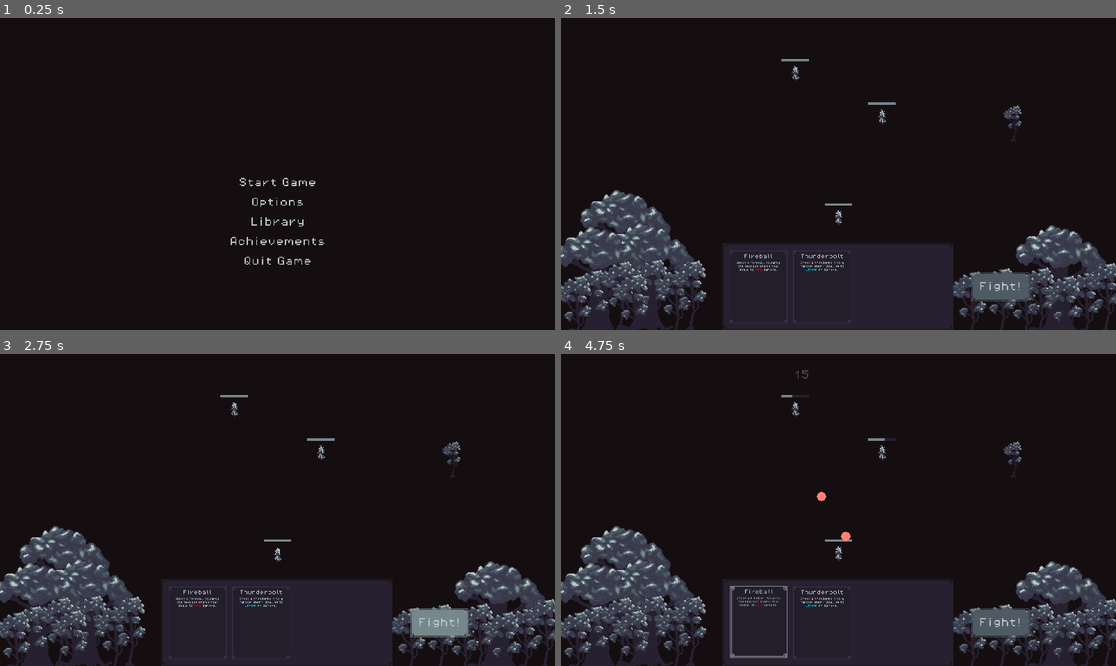
Above: before the commit, frames 1-4 (two rows, left to right).
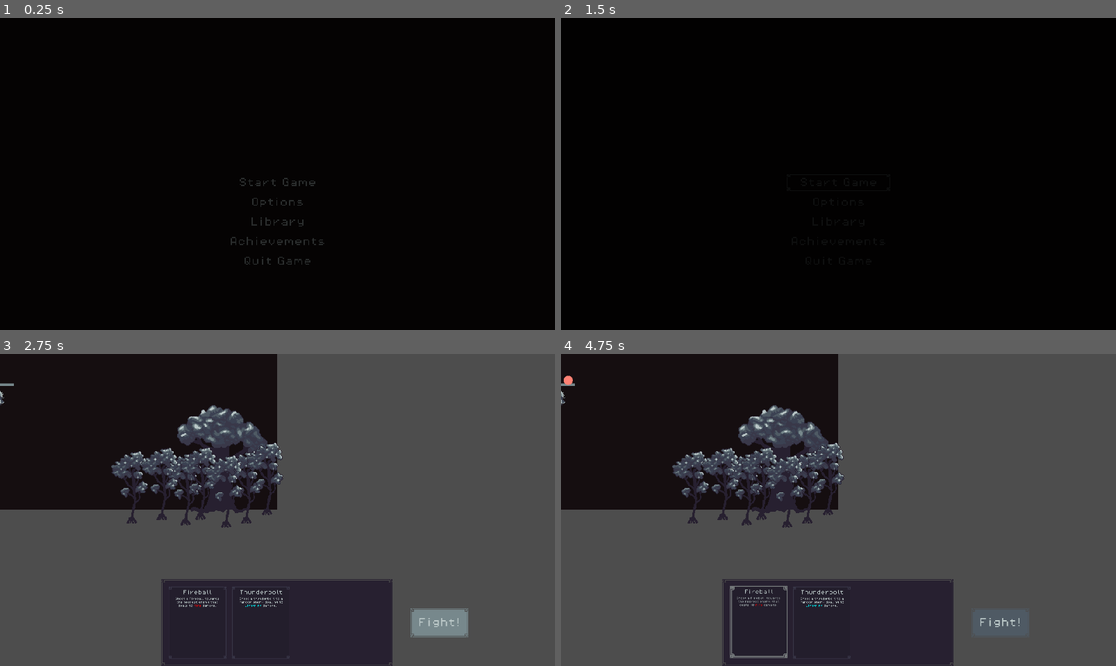
Above: after the commit, the same moments.

Repository: Jelmerrr/Grimoire
Game: Godot game, scene res://Scenes/TitleScreenScene.tscn
Two runs of this game, one before a commit and one after it. Both use one fixed random seed, a clock stepped at 60 frames per second and the inputs below.
Inputs (mouse positions are in pixels of both pictures, inside the frame that each line leads up to):
- Up to frame 1 (0.25 s): no input
- Up to frame 2 (1.5 s): click "Start Game" at 0.5 s; click (838, 183) at 1.25 s, where only the run after the commit has a clickable "Start Game"
- Up to frame 3 (2.75 s): click "Fight!" at 2 s
- Up to frame 4 (4.75 s): click "Fight!" at 2.75 s; click "Fight!" at 3.5 s; drag from (760, 622) to (794, 410) at 4.27 s

The runs differ from the first frame. In frame 1, 0.5% of the frame differs, in the area x 41-59%, y 51-80%; in frame 2, 25%; in frame 3, 61%; in frame 4, 61%, in the area x 0-100%, y 0-100%.

Commit message:
Screen transitions

Diff:
--- /dev/null
+++ b/Scenes/Functional/SceneTransitionControllerScene.tscn
@@ -0,0 +1,84 @@
+[gd_scene load_steps=6 format=3 uid="uid://blfp8dpb5g7e1"]
+
+[ext_resource type="Script" uid="uid://dri6bq3vl8vvm" path="res://Scripts/Globals/Utils/UtilsSceneTransitionController.gd" id="1_bvwbs"]
+
+[sub_resource type="Animation" id="Animation_5edcs"]
+resource_name = "Fade_In"
+tracks/0/type = "value"
+tracks/0/imported = false
+tracks/0/enabled = true
+tracks/0/path = NodePath(".:color")
+tracks/0/interp = 1
+tracks/0/loop_wrap = true
+tracks/0/keys = {
+"times": PackedFloat32Array(0, 1),
+"transitions": PackedFloat32Array(1, 1),
+"update": 0,
+"values": [Color(0, 0, 0, 1), Color(0, 0, 0, 0)]
+}
+
+[sub_resource type="Animation" id="Animation_vq8ta"]
+length = 0.001
+tracks/0/type = "value"
+tracks/0/imported = false
+tracks/0/enabled = true
+tracks/0/path = NodePath(".:color")
+tracks/0/interp = 1
+tracks/0/loop_wrap = true
+tracks/0/keys = {
+"times": PackedFloat32Array(0),
+"transitions": PackedFloat32Array(1),
+"update": 0,
+"values": [Color(0, 0, 0, 0)]
+}
+
+[sub_resource type="Animation" id="Animation_yiw14"]
+resource_name = "Fade_Out"
+tracks/0/type = "value"
+tracks/0/imported = false
+tracks/0/enabled = true
+tracks/0/path = NodePath(".:color")
+tracks/0/interp = 1
+tracks/0/loop_wrap = true
+tracks/0/keys = {
+"times": PackedFloat32Array(0, 1),
+"transitions": PackedFloat32Array(1, 1),
+"update": 0,
+"values": [Color(0, 0, 0, 0), Color(0, 0, 0, 1)]
+}
+
+[sub_resource type="AnimationLibrary" id="AnimationLibrary_w3fqu"]
+_data = {
+&"Fade_In": SubResource("Animation_5edcs"),
+&"Fade_Out": SubResource("Animation_yiw14"),
+&"RESET": SubResource("Animation_vq8ta")
+}
+
+[node name="SceneTransitionController" type="Control"]
+layout_mode = 3
+anchors_preset = 15
+anchor_right = 1.0
+anchor_bottom = 1.0
+grow_horizontal = 2
+grow_vertical = 2
+mouse_filter = 2
+script = ExtResource("1_bvwbs")
+
+[node name="CanvasLayer" type="CanvasLayer" parent="."]
+layer = 99999
+
+[node name="ColorRect" type="ColorRect" parent="CanvasLayer"]
+z_index = 4096
+anchors_preset = 15
+anchor_right = 1.0
+anchor_bottom = 1.0
+grow_horizontal = 2
+grow_vertical = 2
+mouse_filter = 2
+color = Color(0, 0, 0, 0)
+
+[node name="AnimationPlayer" type="AnimationPlayer" parent="CanvasLayer"]
+root_node = NodePath("../ColorRect")
+libraries = {
+&"": SubResource("AnimationLibrary_w3fqu")
+}
--- a/Scenes/UI/DamageNumberUI.tscn
+++ b/Scenes/UI/DamageNumberUI.tscn
@@ -21,8 +21,8 @@
 theme_override_colors/default_color = Color(0.7294118, 0.78039217, 0.78039217, 1)
 theme_override_fonts/normal_font = ExtResource("2_qtxw5")
 theme_override_fonts/bold_font = ExtResource("3_ahyxh")
-theme_override_font_sizes/normal_font_size = 32
-theme_override_font_sizes/bold_font_size = 32
+theme_override_font_sizes/normal_font_size = 16
+theme_override_font_sizes/bold_font_size = 16
 text = "0"
 fit_content = true
 
--- a/Scripts/Controllers/TitleScreenUIController.gd
+++ b/Scripts/Controllers/TitleScreenUIController.gd
@@ -1,4 +1,8 @@
 extends Control
+
+#Placeholder untill I make a proper Splash screen
+func _ready() -> void:
+	SceneTransitionControllerScene.transition("Fade_In")
 
 func _on_start_game_button_pressed() -> void:
 	AudioControllerScene.fade_out(AudioControllerScene.music_player)
@@ -18,4 +22,7 @@
 
 
 func _on_quit_game_button_pressed() -> void:
+	AudioControllerScene.fade_out(AudioControllerScene.music_player)
+	SceneTransitionControllerScene.transition("Fade_Out")
+	await SceneTransitionControllerScene.animation_player.animation_finished
 	get_tree().quit()
--- a/Scripts/Globals/Utils/UtilsSceneManager.gd
+++ b/Scripts/Globals/Utils/UtilsSceneManager.gd
@@ -14,8 +14,11 @@
 	call_deferred("deferred_switch_scene", res_path)
 
 func deferred_switch_scene(res_path):
+	SceneTransitionControllerScene.transition("Fade_Out")
+	await SceneTransitionControllerScene.animation_player.animation_finished
 	current_scene.free()
 	var s = res_path
 	current_scene = s.instantiate()
 	get_tree().root.add_child(current_scene)
 	get_tree().current_scene = current_scene
+	SceneTransitionControllerScene.transition("Fade_In")
--- /dev/null
+++ b/Scripts/Globals/Utils/UtilsSceneTransitionController.gd
@@ -0,0 +1,6 @@
+extends Control
+
+@onready var animation_player: AnimationPlayer = $CanvasLayer/AnimationPlayer
+
+func transition(animation: String) -> void:
+	animation_player.play(animation)
--- a/project.godot
+++ b/project.godot
@@ -25,6 +25,7 @@
 UtilsSceneManager="*res://Scripts/Globals/Utils/UtilsSceneManager.gd"
 UtilsGlobalDictionaries="*res://Scripts/Globals/Utils/UtilsGlobalDictionaries.gd"
 AudioControllerScene="*res://Scenes/Functional/AudioControllerScene.tscn"
+SceneTransitionControllerScene="*res://Scenes/Functional/SceneTransitionControllerScene.tscn"
 
 [display]
 
Not shown, added: Scripts/Globals/Utils/UtilsSceneTransitionController.gd.uid
